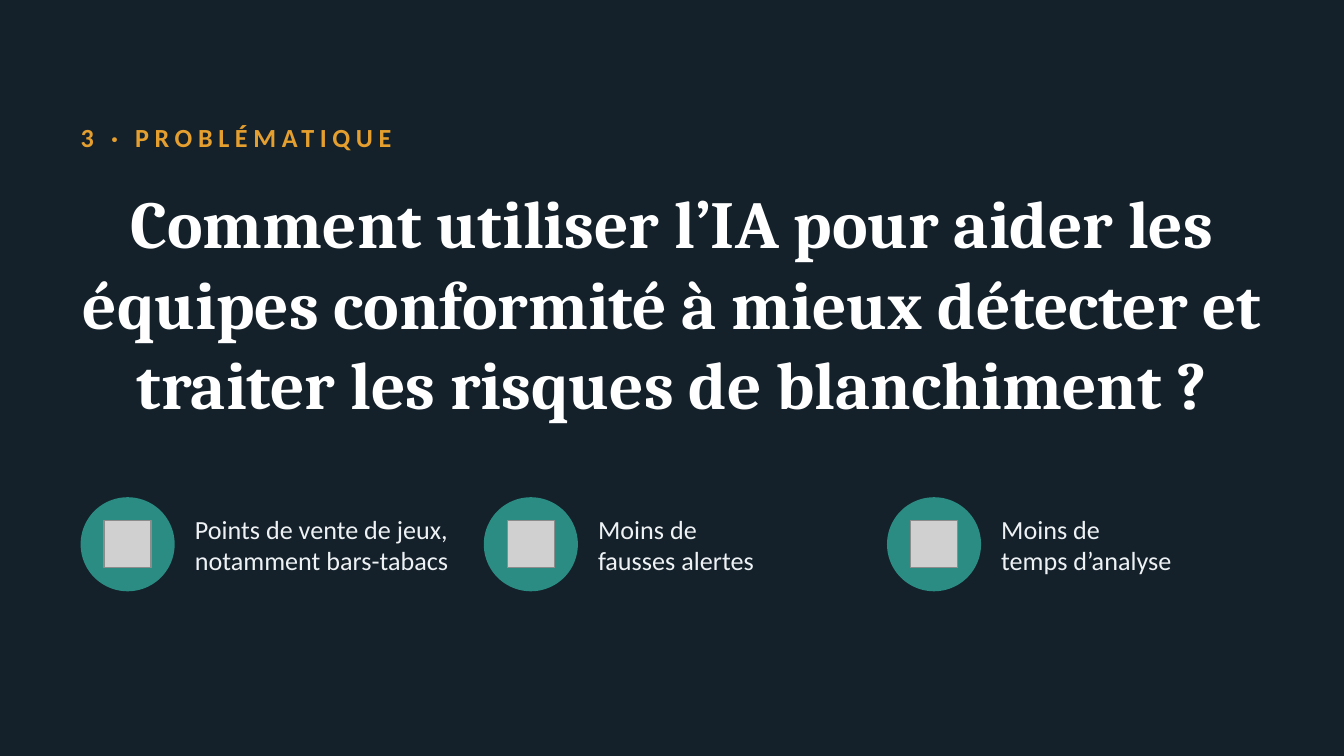
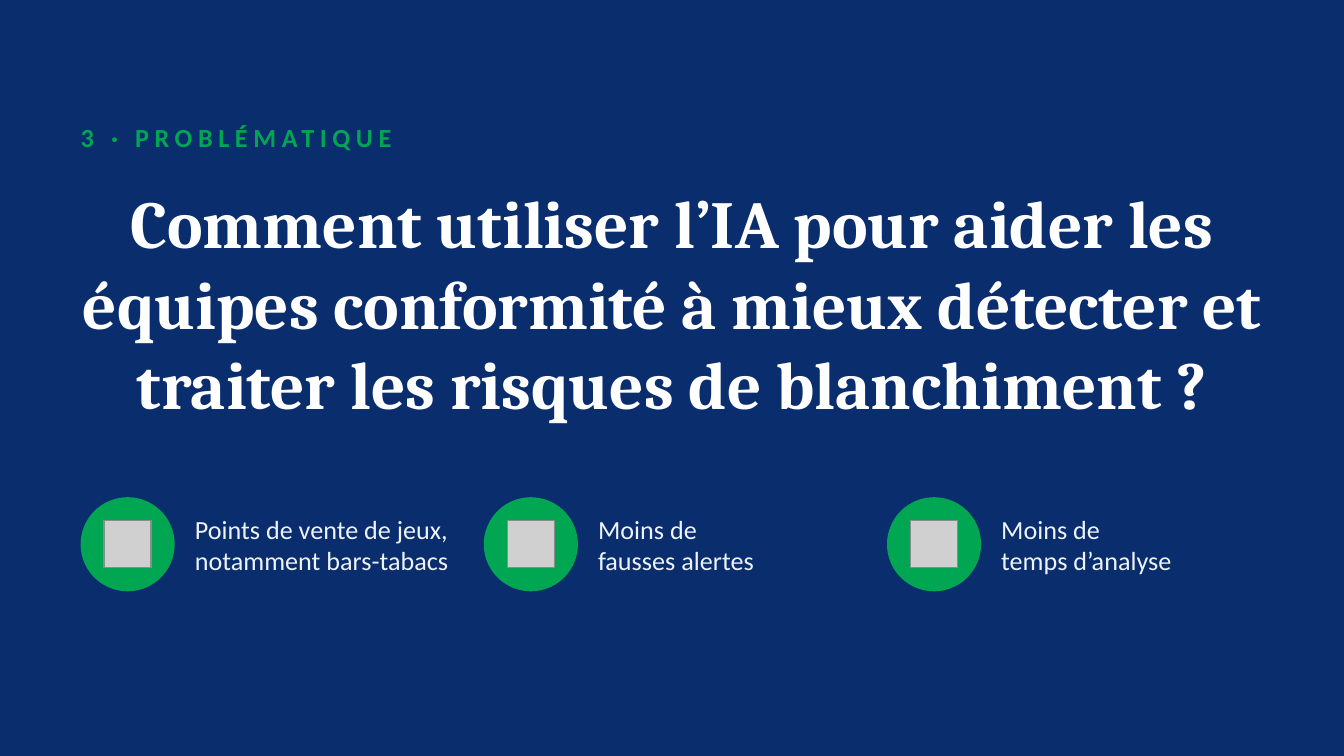
Before and after one commit to saponealexis1-netizen/n8n_projet, a slide deck: slide 4 of presentation/IA_LCB_points_de_vente.pptx. Drawn at 1344x756 pixels with LibreOffice and Linux fonts; fonts in the diff are those of the drawing; grey boxes stand for pictures. Boxes give left, top, right and bottom in pixels: in the first picture for what was removed or moved away, otherwise in the second. Text is boxed around its words. In the diff, an @@ line names an element or a change of style, - is before the commit and + after.

```diff
--- a/presentation/IA_LCB_points_de_vente.pptx
+++ b/presentation/IA_LCB_points_de_vente.pptx
@@ background #14212B to #0A2D6E @@
@@ text "3 · PROBLÉMATIQUE" at (x1=81, y1=130, x2=94, y2=147): text colour #E59F2E to #00A651 @@
@@ fill #2A8C82 to #00A651 in 3 elements at (x1=81, y1=497, x2=175, y2=591), (x1=484, y1=497, x2=578, y2=591), (x1=887, y1=497, x2=981, y2=591) @@
@@ text colour #EEF2F4 to #EEF3F9 in 3 elements at (x1=195, y1=521, x2=448, y2=570), (x1=598, y1=521, x2=753, y2=570), (x1=1001, y1=521, x2=1171, y2=575) @@
```
Also in this commit, not shown: 4 other slides changed.
